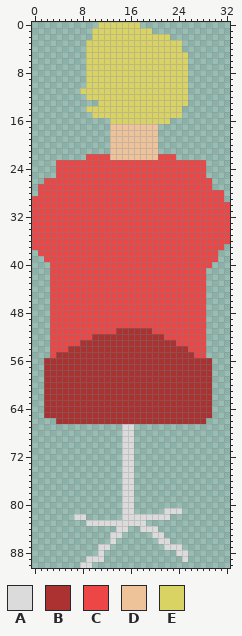
Sprite sheet -- assets/tacticalOfficer.png. That is the earlier state.
The file is 132x364 pixels, drawn in blocks of 4x4; one block is one cell here.
Palette (. is transparent): A #dbdbdb  B #ac3232  C #ec4646  D #eec39a  E #d9d363
Pixels before, first column x 0:
 0 ...........EEEEEEE...............
 1 ..........EEEEEEEEEE.............
 2 ..........EEEEEEEEEEEEE..........
 3 .........EEEEEEEEEEEEEEEE........
 4 .........EEEEEEEEEEEEEEEE........
 5 .........EEEEEEEEEEEEEEEEE.......
 6 .........EEEEEEEEEEEEEEEEE.......
 7 .........EEEEEEEEEEEEEEEEE.......
 8 .........EEEEEEEEEEEEEEEEE.......
 9 .........EEEEEEEEEEEEEEEEE.......
10 .........EEEEEEEEEEEEEEEEE.......
11 ........EEEEEEEEEEEEEEEEEE.......
12 .........EEEEEEEEEEEEEEEEE.......
13 ...........EEEEEEEEEEEEEEE.......
14 .........EEEEEEEEEEEEEEEE........
15 ..........EEEEEEEEEEEEEEE........
16 .............EEEEEEEEEE..........
17 .............DDDDDDDD............
18 .............DDDDDDDD............
19 .............DDDDDDDD............
20 .............DDDDDDDD............
21 .............DDDDDDDD............
22 .........CCCCDDDDDDDDCCC.........
23 ....CCCCCCCCCCCCCCCCCCCCCCCCC....
24 ....CCCCCCCCCCCCCCCCCCCCCCCCC....
25 ....CCCCCCCCCCCCCCCCCCCCCCCCC....
26 ..CCCCCCCCCCCCCCCCCCCCCCCCCCCC...
27 .CCCCCCCCCCCCCCCCCCCCCCCCCCCCC...
28 .CCCCCCCCCCCCCCCCCCCCCCCCCCCCCCC.
29 CCCCCCCCCCCCCCCCCCCCCCCCCCCCCCCC.
30 CCCCCCCCCCCCCCCCCCCCCCCCCCCCCCCCC
31 CCCCCCCCCCCCCCCCCCCCCCCCCCCCCCCCC
32 CCCCCCCCCCCCCCCCCCCCCCCCCCCCCCCCC
33 CCCCCCCCCCCCCCCCCCCCCCCCCCCCCCCCC
34 CCCCCCCCCCCCCCCCCCCCCCCCCCCCCCCCC
35 CCCCCCCCCCCCCCCCCCCCCCCCCCCCCCCCC
36 CCCCCCCCCCCCCCCCCCCCCCCCCCCCCCCCC
37 CCCCCCCCCCCCCCCCCCCCCCCCCCCCCCCC.
38 .CCCCCCCCCCCCCCCCCCCCCCCCCCCCCC..
39 ..CCCCCCCCCCCCCCCCCCCCCCCCCCCCC..
40 ...CCCCCCCCCCCCCCCCCCCCCCCCCCC...
41 ...CCCCCCCCCCCCCCCCCCCCCCCCCC....
42 ...CCCCCCCCCCCCCCCCCCCCCCCCCC....
43 ...CCCCCCCCCCCCCCCCCCCCCCCCCC....
44 ...CCCCCCCCCCCCCCCCCCCCCCCCCC....
45 ...CCCCCCCCCCCCCCCCCCCCCCCCCC....
46 ...CCCCCCCCCCCCCCCCCCCCCCCCCC....
47 ...CCCCCCCCCCCCCCCCCCCCCCCCCC....
48 ...CCCCCCCCCCCCCCCCCCCCCCCCCC....
49 ...CCCCCCCCCCCCCCCCCCCCCCCCCC....
50 ...CCCCCCCCCCCCCCCCCCCCCCCCCC....
51 ...CCCCCCCCCCCBBBBBBCCCCCCCCC....
52 ...CCCCCCCBBBBBBBBBBBBCCCCCCC....
53 ...CCCCCBBBBBBBBBBBBBBBBCCCCC....
54 ...CCCBBBBBBBBBBBBBBBBBBBBCCC....
55 ...CBBBBBBBBBBBBBBBBBBBBBBBCC....
56 ..BBBBBBBBBBBBBBBBBBBBBBBBBBBB...
57 ..BBBBBBBBBBBBBBBBBBBBBBBBBBBB...
58 ..BBBBBBBBBBBBBBBBBBBBBBBBBBBB...
59 ..BBBBBBBBBBBBBBBBBBBBBBBBBBBB...
60 ..BBBBBBBBBBBBBBBBBBBBBBBBBBBB...
61 ..BBBBBBBBBBBBBBBBBBBBBBBBBBBB...
62 ..BBBBBBBBBBBBBBBBBBBBBBBBBBBB...
63 ..BBBBBBBBBBBBBBBBBBBBBBBBBBBB...
64 ..BBBBBBBBBBBBBBBBBBBBBBBBBBBB...
65 ..BBBBBBBBBBBBBBBBBBBBBBBBBBBB...
66 ....BBBBBBBBBBBBBBBBBBBBBBBBB....
67 ...............AA................
68 ...............AA................
69 ...............AA................
70 ...............AA................
71 ...............AA................
72 ...............AA................
73 ...............AA................
74 ...............AA................
75 ...............AA................
76 ...............AA................
77 ...............AA................
78 ...............AA................
79 ...............AA................
80 ...............AA................
81 ...............AA.....AAA........
82 .......AA......AAAAAAAA..........
83 .........AAAAAAAAAA..............
84 ..............AA..AAA............
85 .............AA.....AA...........
86 .............A.......AA..........
87 ...........AA.........AAA........
88 ...........A............AA.......
89 .........AAA.............A.......
90 ........AA.......................
Now the later version:
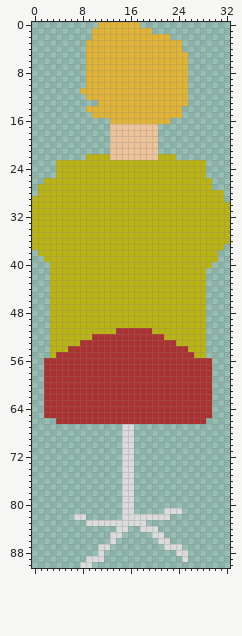
Message: add slider and make officer wear yellow
Edits made:
colour C: #ec4646 -> #bab314
colour E: #d9d363 -> #e1b437
